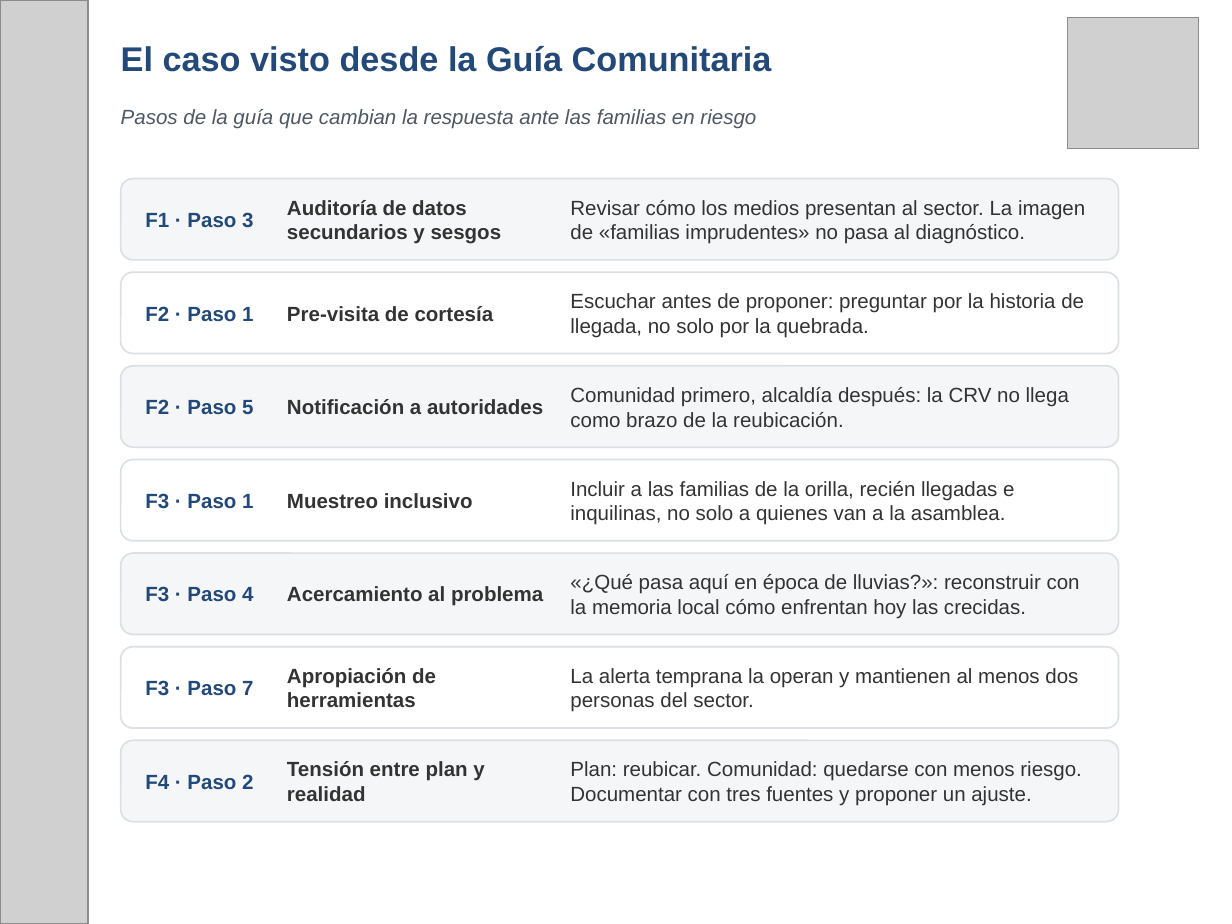
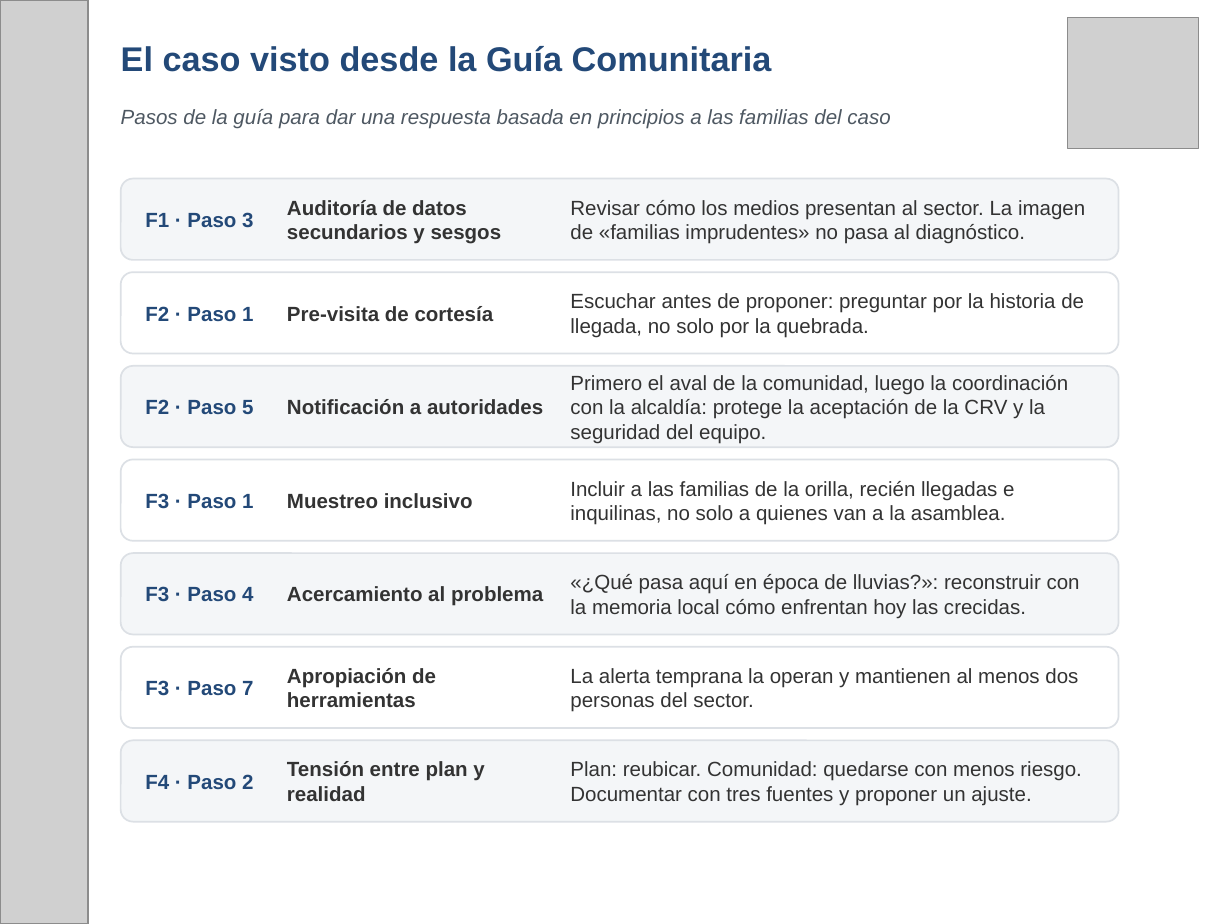
Before and after one commit to fmblancop/Hoja-de-Ruta-CRV, a slide deck: slide 6 of Hoja_de_Ruta_CRV_presentacion.pptx. Drawn at 1232x924 pixels with LibreOffice and Linux fonts; fonts in the diff are those of the drawing; grey boxes stand for pictures. Boxes give left, top, right and bottom in pixels: in the first picture for what was removed or moved away, otherwise in the second. Text is boxed around its words. In the diff, an @@ line names an element or a change of style, - is before the commit and + after.

```diff
--- a/Hoja_de_Ruta_CRV_presentacion.pptx
+++ b/Hoja_de_Ruta_CRV_presentacion.pptx
@@ text at [121,109,890,128]: text changed @@
-Pasos de la guía que cambian la respuesta ante las familias en riesgo
+Pasos de la guía para dar una respuesta basada en principios a las familias del caso
@@ text at [570,375,1068,444]: text changed @@
-Comunidad primero, alcaldía después: la CRV no llega como brazo de la reubicación.
+Primero el aval de la comunidad, luego la coordinación con la alcaldía: protege la aceptación de la CRV y la seguridad del equipo.
```
Also in this commit, not shown: 6 other slides changed, 4 slides added, 2 slides removed.
